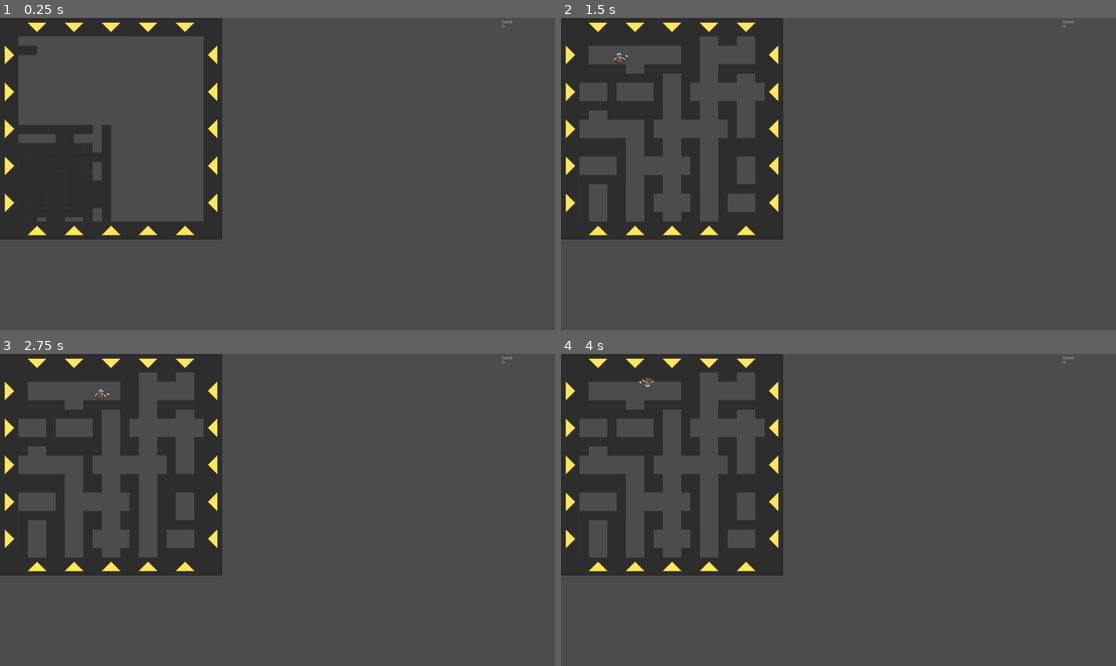
Above: before the commit, frames 1-4 (two rows, left to right).
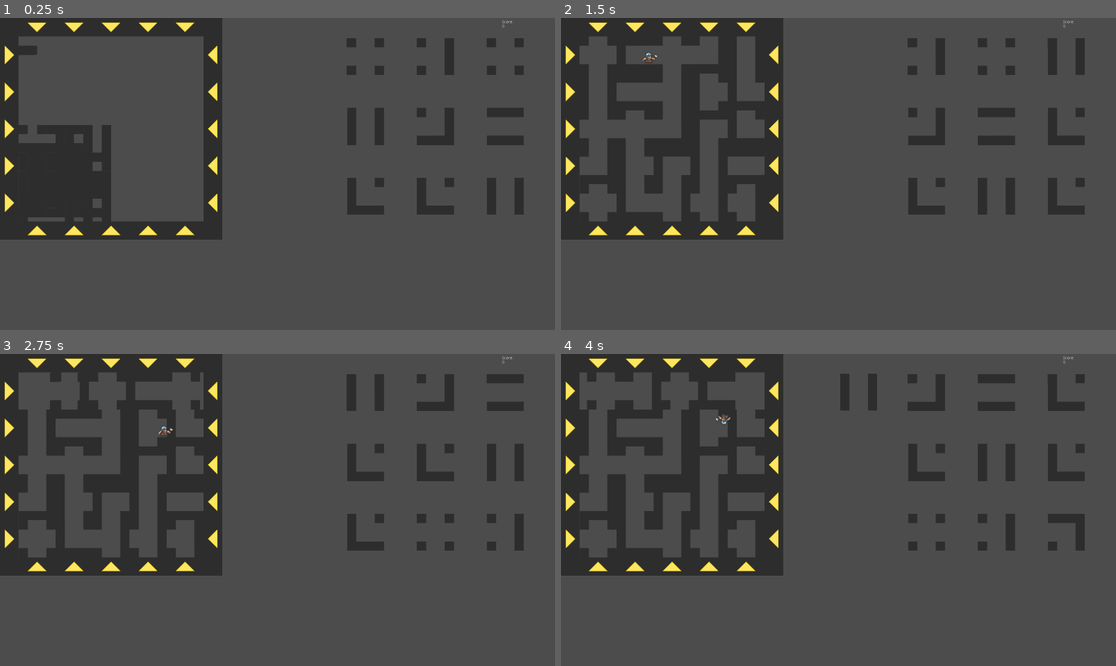
Above: after the commit, the same moments.

Repository: DorianSnowball/amazeing-mine
Game: Godot game, scene res://MainUI.tscn
Same seed, same stepped clock (60 frames per second), same inputs: the game is played once before the commit and once after it. The engine's default icon, where the game draws it, is replaced by a stand-in: a white triangle on a blue panel in a dark square.
Inputs (mouse positions are in pixels of both pictures, inside the frame that each line leads up to):
- Up to frame 1 (0.25 s): no input
- Up to frame 2 (1.5 s): click (572, 55) at 0.52 s; hold D (move_right) from 1.28 s (still down)
- Up to frame 3 (2.75 s): keep holding D (move_right); tap Space (jump) at 1.52, 2.27 s
- Up to frame 4 (4 s): release D (move_right) at 2.78 s; hold A (move_left) 2.78-3.53 s; hold D (move_right) from 3.53 s (still down); tap Space (jump) at 3.77 s

The runs differ from the first frame. In frame 1, 3.3% of the frame differs, in the area x 5-95%, y 6-66%; in frame 2, 7.2%; in frame 3, 7.4%; in frame 4, 8.0%, in the area x 3-95%, y 6-66%.
Error before the commit: Invalid call to function 'getRandomTile' in base 'Node2D (Gamefield.gd)'. Expected 1 arguments. (res://InvNode.gd:85)

Commit message:
inv works

Diff:
--- a/game/Dwarf.tscn
+++ b/game/Dwarf.tscn
@@ -107,8 +107,7 @@
 "speed": 7.0
 } ]
 
-[sub_resource type="RectangleShape2D" id=19]
-extents = Vector2( 12.5232, 20.2456 )
+[sub_resource type="CapsuleShape2D" id=19]
 
 [node name="Dwarf" type="KinematicBody2D"]
 position = Vector2( 1.41422, -11.6673 )
--- a/game/Gamefield.gd
+++ b/game/Gamefield.gd
@@ -8,7 +8,7 @@
 
 var arrow_button = load("res://Arrow_Button.tscn")
 
-var tile_list = [tile_tube, tile_corner, tile_end_piece, tile_T_piece, tile_intersection]
+var tile_list = [tile_tube, tile_corner, tile_T_piece, tile_intersection]
 
 # Declare member variables here. Examples:
 var fieldsize_width : int = 5
@@ -203,9 +203,11 @@
     generateTileItem(row)
     field.push_back(row)
 
+
+
+    drawField()
     dwarf.position.y -= tile_basesize*tile_scaling
 
-    drawField()
     $"../Score".increaseScore()
 
 var itemProb = 0.75
--- a/game/InvNode.gd
+++ b/game/InvNode.gd
@@ -10,6 +10,7 @@
 var padding_tiles = 50
 var padding_screen = 70
 var cols = 3
+var start_tiles = 50
 
 var button_count = 9
 
@@ -19,14 +20,12 @@
     var arrow: Node2D = arrow_button.instance()
     var button: TextureButton = arrow.get_child(0)
 
-    button.texture_normal = null# tile.get_child(0).texture
+    button.texture_normal = null
     arrow.scale = Vector2(tile_scaling, tile_scaling)
-    #arrow.rotate(tile.rotation)
 
     #scale fuckery
     if len(get_children()) == 0:
         arrow.position = Vector2(dimensions.x - cols*((tile_basesize*tile_scaling)+padding_tiles)+padding_screen, padding_screen + tile_basesize)
-        #$".".add_child(arrow)
     else:
         var prev : Node2D =  get_child(get_child_count()-1)
         if prev.position.x + padding_tiles + (tile_basesize * tile_scaling) + padding_screen > dimensions.x:
@@ -62,7 +61,6 @@
 func inv_button(indx):
     var tile : KinematicBody2D = inv[indx]
     clicked = indx
-    print("pressed button " + str(indx) + " with " + tile.name)
 
 func gen_buttons():
     for i in range(button_count):
@@ -72,17 +70,15 @@
     if len(inv) == 0:
         return null
     var tile = inv[clicked]
+    tile.position = get_child(clicked).position
     inv.remove(clicked)
     inv_to_buttons()
     clicked = 0
-    #tile.get_child(0).texture = load("res://Sprites/arrow.png")
-    print("returned: "+str(tile))
-    print(str(tile.rotation_degrees) + " " + tile.name)
     return tile
 
 func gen_inv():
-    for i in range(50):
-        add_tile($"../Gamefield".getRandomTile())
+    for i in range(start_tiles):
+        add_tile($"../Gamefield".getRandomTile(Vector2(0,0)))
 
 func _ready():
     dimensions = get_viewport().get_viewport().size
@@ -90,8 +86,6 @@
         tile_scaling = 2
     gen_buttons()
     gen_inv()
-    for t in range(10):
-        print(str(inv[t]) + " - " + str(inv[t].rotation_degrees))
 
 
 
--- a/game/MainUI.tscn
+++ b/game/MainUI.tscn
@@ -1,9 +1,8 @@
-[gd_scene load_steps=3 format=2]
+[gd_scene load_steps=4 format=2]
 
 [ext_resource path="res://Gamefield.tscn" type="PackedScene" id=1]
+[ext_resource path="res://Score.gd" type="Script" id=2]
 [ext_resource path="res://InvList.tscn" type="PackedScene" id=3]
-[ext_resource path="res://Score.gd" type="Script" id=2]
-
 
 [node name="Control" type="Control"]
 margin_right = 1920.0
@@ -16,6 +15,7 @@
 [node name="Gamefield" parent="." instance=ExtResource( 1 )]
 
 [node name="ItemList" parent="." instance=ExtResource( 3 )]
+
 [node name="Score" type="RichTextLabel" parent="."]
 anchor_left = 0.5
 anchor_right = 0.5
--- a/game/TileItem.gd
+++ b/game/TileItem.gd
@@ -18,7 +18,7 @@
 
 func _on_Area2D_body_entered(body):
     if body.name == "Dwarf":
-        print("Picked up item")
+        $"/root/Control/ItemList".add_tile($"/root/Control/Gamefield".getRandomTile(Vector2(0,0)))
         call_deferred("delete", self)
 
 func delete(node):
--- a/game/project.godot
+++ b/game/project.godot
@@ -25,6 +25,11 @@
 
 [input]
 
+ui_select={
+"deadzone": 0.5,
+"events": [ Object(InputEventJoypadButton,"resource_local_to_scene":false,"resource_name":"","device":0,"button_index":3,"pressure":0.0,"pressed":false,"script":null)
+ ]
+}
 move_left={
 "deadzone": 0.5,
 "events": [ Object(InputEventKey,"resource_local_to_scene":false,"resource_name":"","device":0,"alt":false,"shift":false,"control":false,"meta":false,"command":false,"pressed":false,"scancode":65,"unicode":0,"echo":false,"script":null)
